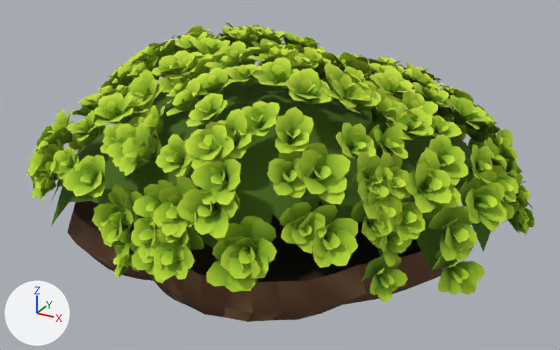
What one commit did to the glTF model public/assets/organisms/moss-tuft-2.glb.
Before and after are seen from a camera (50 mm lens) standing at (0.774, -1.146, 0.778) and looking at (0.087, 0.103, 0.154). Lighting does not change. The marker at lower left points along +X, +Y and +Z. The picture after the commit comes second. Objects named as collision shapes, trigger or cutter boxes, shadow casters or lower levels of detail are left out. Vertices at exactly the same position are counted once.

In view in the first picture: 'lod0'.
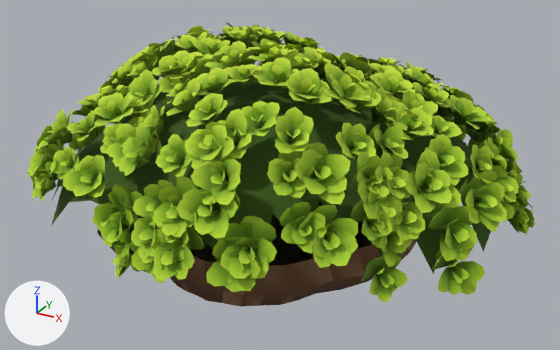
Boxes (x1, y1, x2, y2) around the edits, measured in the pictures (560 x 350 px; the box of a moved part takes in the faces that stretch with it):
'lod0', reshaped: before (26, 22, 535, 322); after (26, 22, 535, 307)
part 1 of me_lod0, moved or reshaped: before (67, 200, 458, 322); after (97, 200, 417, 307)

The change in detail:
me_lod0 has 17359 vertices, 17144 faces and spans x -0.435..0.565, y -0.301..0.544, z 0.0..0.431.
me_lod0 is used by ob_lod0; location (0.0, 0.0, 0.0).
me_lod0 part 1: the loose piece of 120 vertices spanning x -0.358..0.454, y -0.224..0.459, z 0.0..0.093 is scaled about the mesh origin by (0.8, 0.8, 1).
